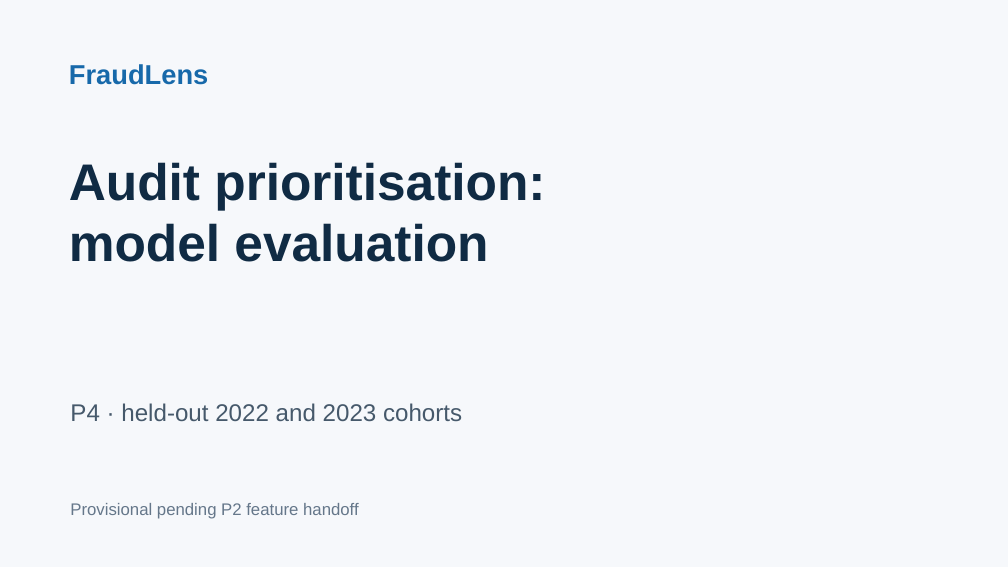
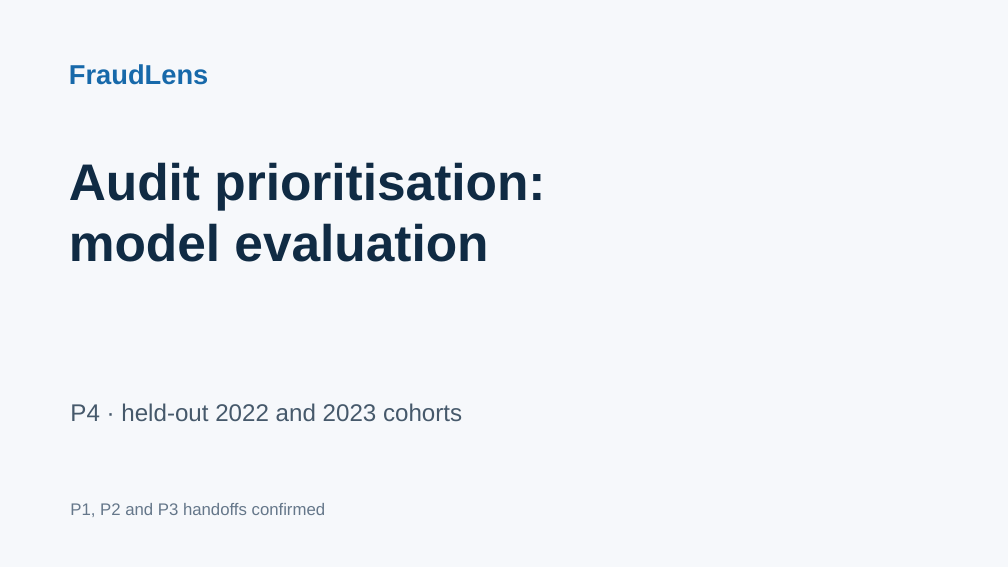
Before and after one commit to 23f2005056/mlba, a slide deck: slide 1 of presentation_figures/FraudLens_P4_Evaluation.pptx. Drawn at 1008x567 pixels with LibreOffice and Linux fonts; fonts in the diff are those of the drawing. Boxes give left, top, right and bottom in pixels: in the first picture for what was removed or moved away, otherwise in the second. Text is boxed around its words. In the diff, an @@ line names an element or a change of style, - is before the commit and + after.

```diff
--- a/presentation_figures/FraudLens_P4_Evaluation.pptx
+++ b/presentation_figures/FraudLens_P4_Evaluation.pptx
@@ text at [70,503,326,517]: text changed @@
-Provisional pending P2 feature handoff
+P1, P2 and P3 handoffs confirmed
```
Also in this commit, not shown: 1 other slide changed, 5 other files.
